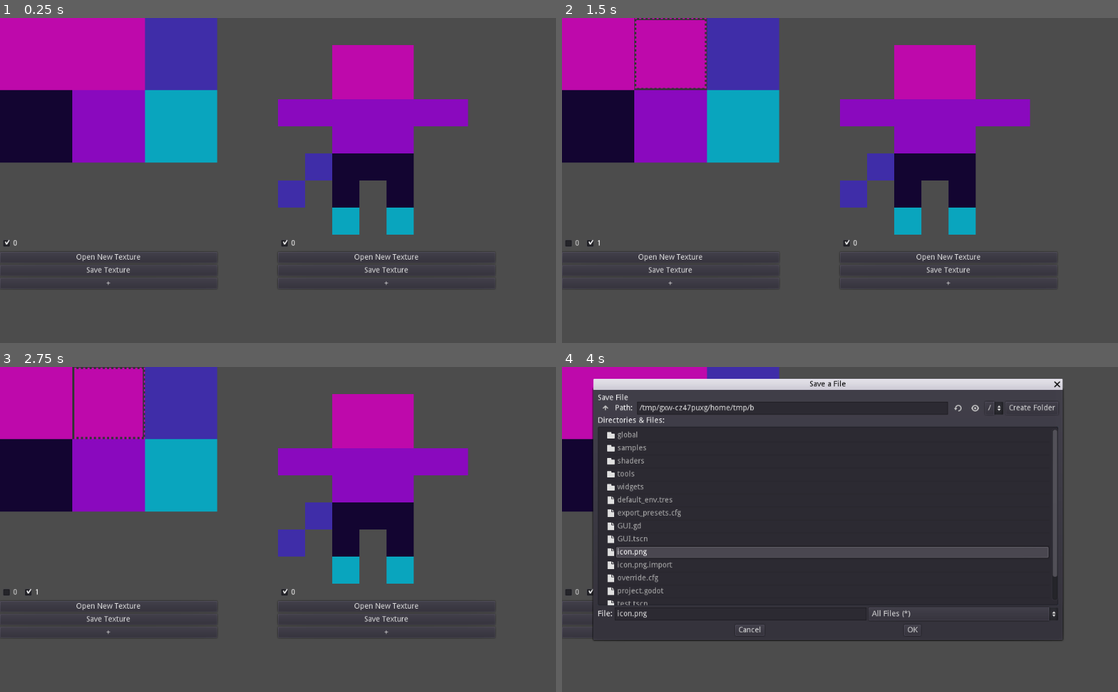
Above: before the commit, frames 1-4 (two rows, left to right).
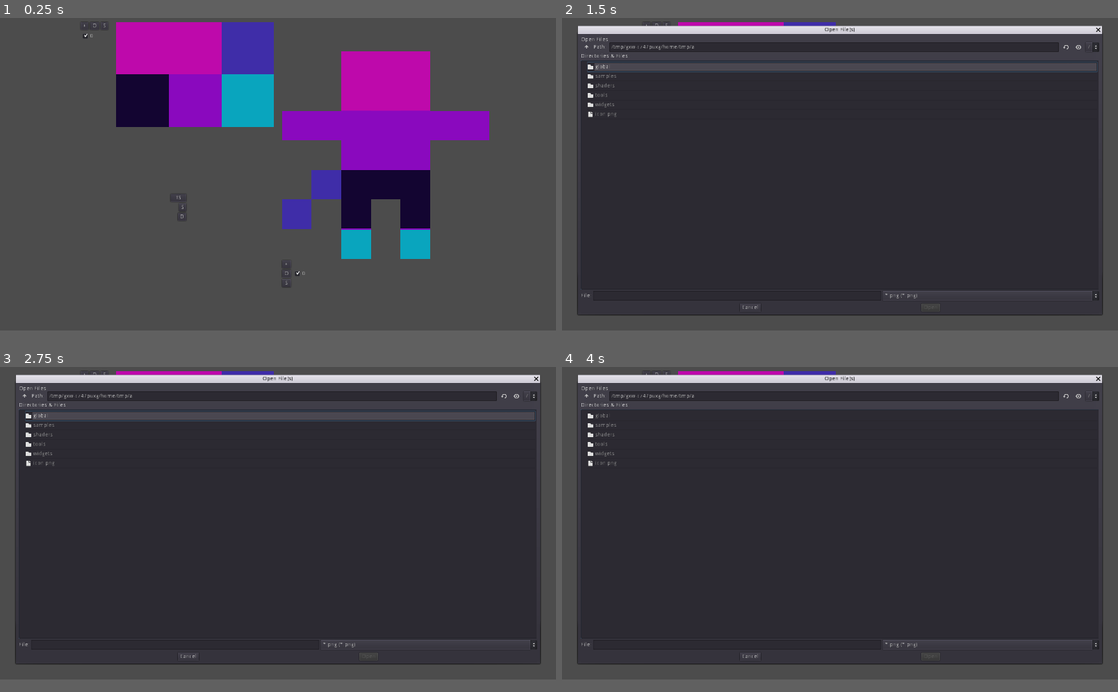
Above: after the commit, the same moments.

Repository: 13hnguyen/Octopixel
Game: Godot game, scene res://GUI.tscn
The game is run twice, just before and just after one commit, with the same random seed, the same clock (stepped at 60 frames per second) and the same inputs. The engine's default icon, where the game draws it, is replaced by a stand-in: a white triangle on a blue panel in a dark square.
Inputs (mouse positions are in pixels of both pictures, inside the frame that each line leads up to):
- Up to frame 1 (0.25 s): no input
- Up to frame 2 (1.5 s): click "+" at 0.5 s; click (656, 27) at 1.25 s, where only the run after the commit has a clickable "O"
- Up to frame 3 (2.75 s): click (105, 376) at 2 s, where only the run after the commit has a clickable "S"
- Up to frame 4 (4 s): click (673, 620) at 2.75 s, where only the run before the commit has a clickable "Save Texture"; click (739, 555) at 3.5 s, where only the run after the commit has a clickable "TS"
In our replay, the window is 800x468 before the commit and 800x450 after it. These sizes can differ from the game's own. Grey fills any space a smaller window leaves; there, only what the larger window draws over its background counts as a difference.

The runs differ from the first frame. In frame 1, 29% of the frame differs, in the area x 0-88%, y 0-83%; in frame 2, 72%; in frame 3, 72%, in the area x 0-98%, y 0-92%; in frame 4, 23%.

Commit message:
psuh

Diff:
--- a/GUI.tscn
+++ b/GUI.tscn
@@ -11,18 +11,31 @@
 script = ExtResource( 4 )
 
 [node name="TextureWidget" parent="." instance=ExtResource( 1 )]
-anchor_right = 0.0
-margin_right = 398.0
+anchor_right = 0.5
+anchor_bottom = 0.5
+margin_left = 10.0
+margin_top = 10.0
+margin_right = -10.0
+margin_bottom = -10.0
+__meta__ = {
+"_edit_use_anchors_": true
+}
 
 [node name="AnimationWidget" parent="." instance=ExtResource( 2 )]
 anchor_left = 0.5
-anchor_right = 0.5
-margin_right = 442.0
+margin_left = 10.0
+margin_top = 10.0
+margin_right = -10.0
+margin_bottom = -10.0
 
 [node name="ToolbarWidget" parent="." instance=ExtResource( 3 )]
-anchor_right = 1.0
+anchor_left = 0.3
+anchor_top = 0.55
+anchor_right = 0.5
 anchor_bottom = 1.0
-margin_right = 0.0
-margin_bottom = -200.0
+margin_left = 10.0
+margin_top = 10.0
+margin_right = -10.0
+margin_bottom = -10.0
 
 [connection signal="frame_changed" from="TextureWidget" to="." method="_on_TextureWidget_frame_changed"]
--- a/project.godot
+++ b/project.godot
@@ -39,6 +39,13 @@
 [autoload]
 
 Global="*res://global/Global.gd"
+
+[display]
+
+window/size/width=1408
+window/size/height=792
+window/size/borderless=true
+window/stretch/mode="2d"
 
 [gui]
 
--- a/tools/DefaultTool.gd
+++ b/tools/DefaultTool.gd
@@ -16,6 +16,8 @@
 
 var isActive: bool = false
 var isPressed: bool = false
+
+var isUnique: bool = false
 
 func _ready() -> void:
 	viewport = get_viewport()
--- a/tools/TextureSelectonTool.gd
+++ b/tools/TextureSelectonTool.gd
@@ -31,7 +31,8 @@
 
 func _ready() -> void:
 	._ready()
-	isActive = true
+	isActive = false
+	isUnique = true
 
 func start(pos:Vector2) -> void:
 	posStart = pos
--- a/widgets/AnimationWidget.tscn
+++ b/widgets/AnimationWidget.tscn
@@ -14,11 +14,11 @@
 margin_bottom = 40.0
 
 [node name="AnimationViewport" type="ViewportContainer" parent="VBoxContainer"]
-margin_right = 400.0
-margin_bottom = 400.0
+margin_right = 600.0
+margin_bottom = 600.0
 
 [node name="Viewport" type="Viewport" parent="VBoxContainer/AnimationViewport"]
-size = Vector2( 400, 400 )
+size = Vector2( 600, 600 )
 handle_input_locally = false
 render_target_update_mode = 3
 gui_disable_input = true
@@ -27,29 +27,32 @@
 unique_name_in_owner = true
 
 [node name="Frames" type="HBoxContainer" parent="VBoxContainer"]
-margin_top = 404.0
-margin_right = 400.0
-margin_bottom = 404.0
+margin_top = 604.0
+margin_right = 600.0
+margin_bottom = 672.0
 
-[node name="Open" type="Button" parent="VBoxContainer"]
-margin_top = 408.0
-margin_right = 400.0
-margin_bottom = 428.0
-text = "Open New Texture"
+[node name="VBoxContainer" type="VBoxContainer" parent="VBoxContainer/Frames"]
+margin_right = 23.0
+margin_bottom = 68.0
 
-[node name="Save" type="Button" parent="VBoxContainer"]
-margin_top = 432.0
-margin_right = 400.0
-margin_bottom = 452.0
-text = "Save Texture"
-
-[node name="New Frame" type="Button" parent="VBoxContainer"]
-margin_top = 456.0
-margin_right = 400.0
-margin_bottom = 476.0
+[node name="New Frame" type="Button" parent="VBoxContainer/Frames/VBoxContainer"]
+margin_right = 23.0
+margin_bottom = 20.0
 focus_mode = 0
 enabled_focus_mode = 0
 text = "+"
+
+[node name="Open" type="Button" parent="VBoxContainer/Frames/VBoxContainer"]
+margin_top = 24.0
+margin_right = 23.0
+margin_bottom = 44.0
+text = "O"
+
+[node name="Save" type="Button" parent="VBoxContainer/Frames/VBoxContainer"]
+margin_top = 48.0
+margin_right = 23.0
+margin_bottom = 68.0
+text = "S"
 
 [node name="OpenFileDialog" type="FileDialog" parent="."]
 anchor_right = 1.0
@@ -75,8 +78,8 @@
 dialog_text = "Save File"
 access = 2
 
-[connection signal="pressed" from="VBoxContainer/Open" to="." method="_on_Open_pressed"]
-[connection signal="pressed" from="VBoxContainer/Save" to="." method="_on_Save_pressed"]
-[connection signal="pressed" from="VBoxContainer/New Frame" to="." method="_on_New_Frame_pressed"]
+[connection signal="pressed" from="VBoxContainer/Frames/VBoxContainer/New Frame" to="." method="_on_New_Frame_pressed"]
+[connection signal="pressed" from="VBoxContainer/Frames/VBoxContainer/Open" to="." method="_on_Open_pressed"]
+[connection signal="pressed" from="VBoxContainer/Frames/VBoxContainer/Save" to="." method="_on_Save_pressed"]
 [connection signal="files_selected" from="OpenFileDialog" to="." method="_on_OpenFileDialog_files_selected"]
 [connection signal="files_selected" from="SaveFileDialog" to="." method="_on_SaveFileDialog_files_selected"]
--- a/widgets/Frame.gd
+++ b/widgets/Frame.gd
@@ -1,6 +1,9 @@
 extends CheckBox
 
 export var frameNumber: int = 1
+
+var duration: int = 200 #in ms
+
 
 signal frame_changed(num)
 
--- a/widgets/TextureWidget.gd
+++ b/widgets/TextureWidget.gd
@@ -3,7 +3,7 @@
 signal frame_changed(texture)
 
 onready var canvas: DefaultCanvas = $"%TextureCanvas"
-onready var frameBox: HBoxContainer = $VBoxContainer/Frames
+onready var frameBox: VBoxContainer = $VBoxContainer/Frames
 
 onready var openDialog: FileDialog = $OpenFileDialog
 onready var saveDialog: FileDialog = $SaveFileDialog
--- a/widgets/TextureWidget.tscn
+++ b/widgets/TextureWidget.tscn
@@ -8,16 +8,48 @@
 anchor_bottom = 1.0
 script = ExtResource( 2 )
 
-[node name="VBoxContainer" type="VBoxContainer" parent="."]
+[node name="VBoxContainer" type="HBoxContainer" parent="."]
 anchor_right = 1.0
 anchor_bottom = 1.0
+custom_constants/separation = 20
+alignment = 2
+
+[node name="Frames" type="VBoxContainer" parent="VBoxContainer"]
+margin_left = 1430.0
+margin_right = 1500.0
+margin_bottom = 1080.0
+
+[node name="HBoxContainer" type="HBoxContainer" parent="VBoxContainer/Frames"]
+margin_right = 70.0
+margin_bottom = 20.0
+
+[node name="New Frame" type="Button" parent="VBoxContainer/Frames/HBoxContainer"]
+margin_right = 20.0
+margin_bottom = 20.0
+focus_mode = 0
+enabled_focus_mode = 0
+text = "+"
+
+[node name="Open" type="Button" parent="VBoxContainer/Frames/HBoxContainer"]
+margin_left = 24.0
+margin_right = 47.0
+margin_bottom = 20.0
+text = "O"
+
+[node name="Save" type="Button" parent="VBoxContainer/Frames/HBoxContainer"]
+margin_left = 51.0
+margin_right = 70.0
+margin_bottom = 20.0
+text = "S"
 
 [node name="TextureViewport" type="ViewportContainer" parent="VBoxContainer"]
-margin_right = 1024.0
-margin_bottom = 400.0
+margin_left = 1520.0
+margin_right = 1920.0
+margin_bottom = 1080.0
 
 [node name="Viewport" type="Viewport" parent="VBoxContainer/TextureViewport"]
 size = Vector2( 400, 400 )
+size_override_stretch = true
 handle_input_locally = false
 render_target_update_mode = 3
 gui_disable_input = true
@@ -25,38 +57,13 @@
 [node name="TextureCanvas" parent="VBoxContainer/TextureViewport/Viewport" instance=ExtResource( 1 )]
 unique_name_in_owner = true
 
-[node name="Frames" type="HBoxContainer" parent="VBoxContainer"]
-margin_top = 404.0
-margin_right = 1024.0
-margin_bottom = 404.0
-
-[node name="Open" type="Button" parent="VBoxContainer"]
-margin_top = 408.0
-margin_right = 1024.0
-margin_bottom = 428.0
-text = "Open New Texture"
-
-[node name="Save" type="Button" parent="VBoxContainer"]
-margin_top = 432.0
-margin_right = 1024.0
-margin_bottom = 452.0
-text = "Save Texture"
-
-[node name="New Frame" type="Button" parent="VBoxContainer"]
-margin_top = 456.0
-margin_right = 1024.0
-margin_bottom = 476.0
-focus_mode = 0
-enabled_focus_mode = 0
-text = "+"
-
 [node name="OpenFileDialog" type="FileDialog" parent="."]
 anchor_right = 1.0
 anchor_bottom = 1.0
-margin_left = 48.0
+margin_left = 40.0
 margin_top = 40.0
-margin_right = -123.0
-margin_bottom = -46.0
+margin_right = -40.0
+margin_bottom = -40.0
 window_title = "Open File(s)"
 resizable = true
 dialog_text = "Open Files"
@@ -67,16 +74,16 @@
 [node name="SaveFileDialog" type="FileDialog" parent="."]
 anchor_right = 1.0
 anchor_bottom = 1.0
-margin_left = 58.0
-margin_top = 42.0
-margin_right = -102.0
-margin_bottom = -96.0
+margin_left = 40.0
+margin_top = 40.0
+margin_right = -40.0
+margin_bottom = -40.0
 dialog_text = "Save File"
 access = 2
 
+[connection signal="pressed" from="VBoxContainer/Frames/HBoxContainer/New Frame" to="." method="_on_New_Frame_pressed"]
+[connection signal="pressed" from="VBoxContainer/Frames/HBoxContainer/Open" to="." method="_on_Open_pressed"]
+[connection signal="pressed" from="VBoxContainer/Frames/HBoxContainer/Save" to="." method="_on_Save_pressed"]
 [connection signal="frame_changed" from="VBoxContainer/TextureViewport/Viewport/TextureCanvas" to="." method="_on_TextureCanvas_frame_changed"]
-[connection signal="pressed" from="VBoxContainer/Open" to="." method="_on_Open_pressed"]
-[connection signal="pressed" from="VBoxContainer/Save" to="." method="_on_Save_pressed"]
-[connection signal="pressed" from="VBoxContainer/New Frame" to="." method="_on_New_Frame_pressed"]
 [connection signal="files_selected" from="OpenFileDialog" to="." method="_on_OpenFileDialog_files_selected"]
 [connection signal="files_selected" from="SaveFileDialog" to="." method="_on_SaveFileDialog_files_selected"]
--- a/widgets/ToolbarWidget.gd
+++ b/widgets/ToolbarWidget.gd
@@ -2,6 +2,20 @@
 
 var textureCanvas: DefaultCanvas
 var animationCanvas: DefaultCanvas
+
+var currentToolLeft: Dictionary = {}
+var currentToolRight: Dictionary = {}
+
+func _ready() -> void:
+	currentToolLeft = {
+		"tool": $TextureSelectonTool,
+		"button": $VBoxContainer/TextureSelectionButton
+	}
+	currentToolRight = {
+		"tool": $TextureSelectonTool,
+		"button": $VBoxContainer/TextureSelectionButton
+	}
+
 
 func update_texture_canvas(canva: DefaultCanvas):
 	textureCanvas = canva
@@ -12,3 +26,21 @@
 	$SelectionTool.canvas = canva
 	$DuplicateTool.canvas = canva
 	$TextureSelectonTool.targetCanvas = canva
+
+func _change_tool(button_pressed: bool) -> void:
+	if !currentToolLeft.empty():
+		currentToolLeft["tool"].isActive = false
+		currentToolLeft["button"].pressed = false
+
+	if !currentToolRight.empty():
+		currentToolRight["tool"].isActive = false
+		currentToolRight["button"].pressed = false
+
+	currentToolLeft = {
+		"tool": $TextureSelectonTool,
+		"button": $VBoxContainer/TextureSelectionButton
+	}
+	currentToolRight = {
+		"tool": $TextureSelectonTool,
+		"button": $VBoxContainer/TextureSelectionButton
+	}
--- a/widgets/ToolbarWidget.tscn
+++ b/widgets/ToolbarWidget.tscn
@@ -10,8 +10,47 @@
 margin_bottom = 40.0
 script = ExtResource( 4 )
 
+[node name="VBoxContainer" type="VBoxContainer" parent="."]
+margin_right = 40.0
+margin_bottom = 40.0
+alignment = 1
+
+[node name="TextureSelectionButton" type="Button" parent="VBoxContainer"]
+margin_right = 40.0
+margin_bottom = 20.0
+toggle_mode = true
+text = "TS"
+
+[node name="HBoxContainer" type="HBoxContainer" parent="VBoxContainer"]
+margin_top = 24.0
+margin_right = 40.0
+margin_bottom = 44.0
+alignment = 2
+
+[node name="SelectionButton" type="Button" parent="VBoxContainer/HBoxContainer"]
+margin_left = 21.0
+margin_right = 40.0
+margin_bottom = 20.0
+text = "S"
+
+[node name="HBoxContainer2" type="HBoxContainer" parent="VBoxContainer"]
+margin_top = 48.0
+margin_right = 40.0
+margin_bottom = 68.0
+alignment = 2
+
+[node name="DuplicateButton" type="Button" parent="VBoxContainer/HBoxContainer2"]
+margin_left = 18.0
+margin_right = 40.0
+margin_bottom = 20.0
+text = "D"
+
 [node name="SelectionTool" parent="." instance=ExtResource( 2 )]
 
 [node name="DuplicateTool" parent="." instance=ExtResource( 3 )]
 
 [node name="TextureSelectonTool" parent="." instance=ExtResource( 1 )]
+
+[connection signal="toggled" from="VBoxContainer/TextureSelectionButton" to="." method="_on_TextureSelectionButton_toggled"]
+[connection signal="toggled" from="VBoxContainer/HBoxContainer/SelectionButton" to="." method="_on_SelectionButton_toggled"]
+[connection signal="toggled" from="VBoxContainer/HBoxContainer2/DuplicateButton" to="." method="_on_TextureButton_toggled"]
